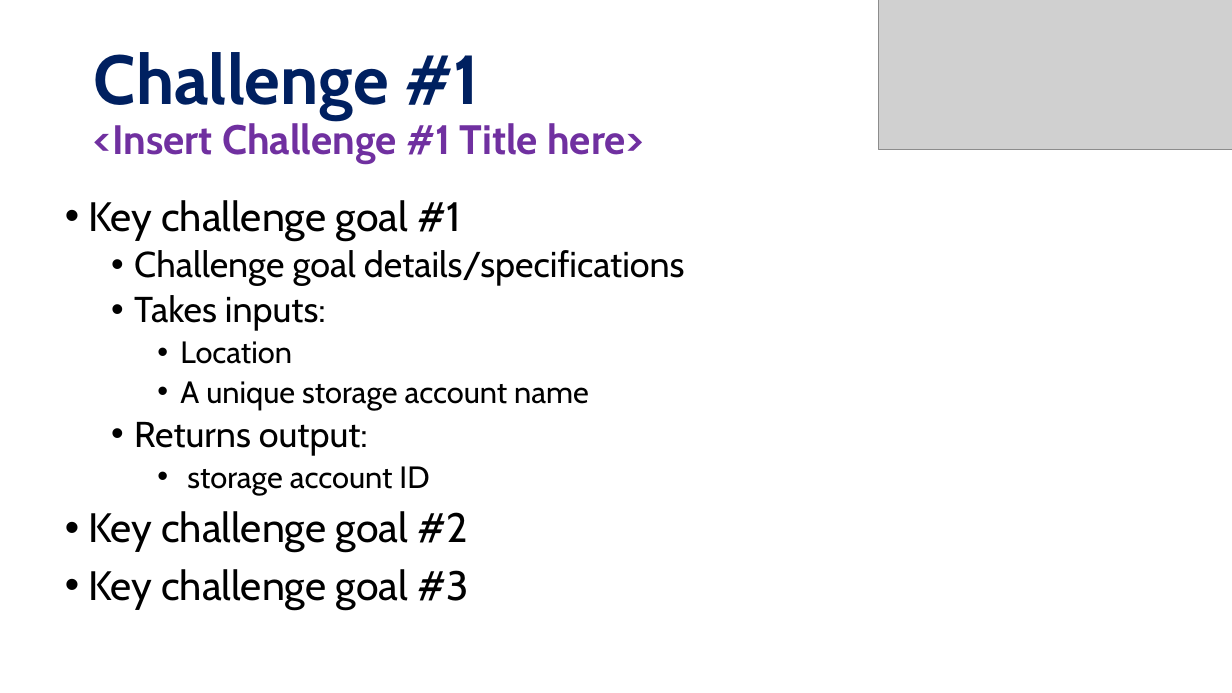
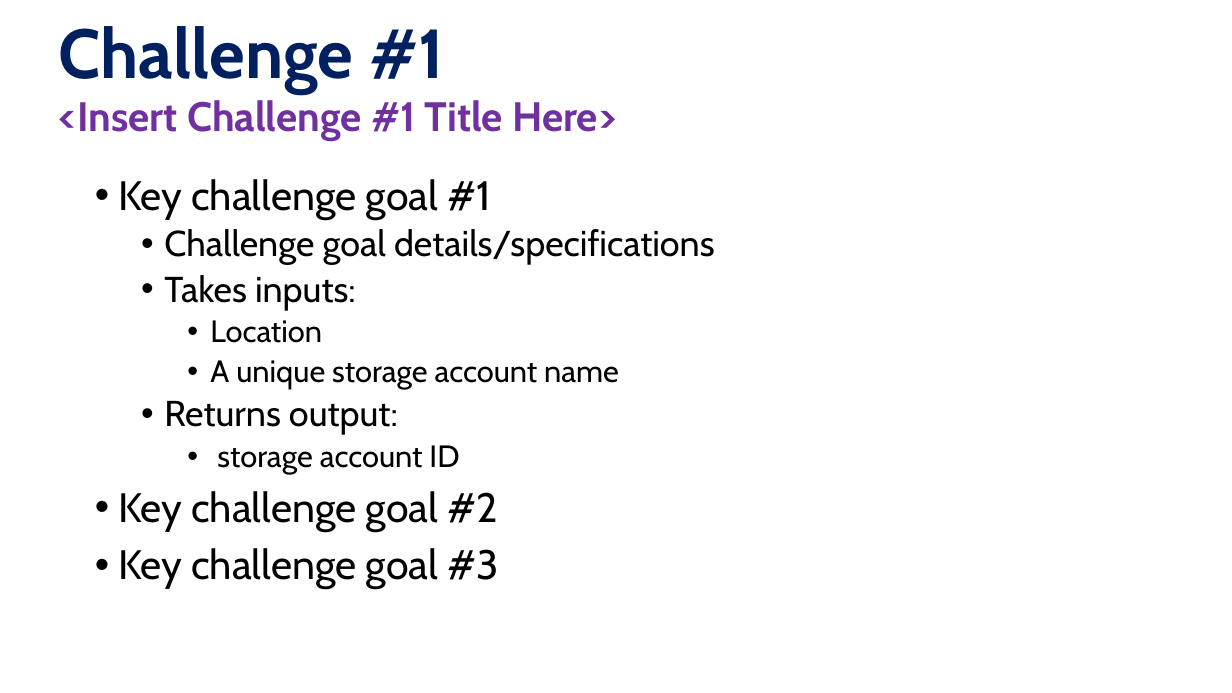
Before and after one commit to microsoft/WhatTheHack, a slide deck: slide 6 of xxx-IntroToKubernetes/Coach/Lectures.pptx. Drawn at 1232x693 pixels with LibreOffice and Linux fonts; fonts in the diff are those of the drawing; grey boxes stand for pictures; background and template pictures are left out. Boxes give left, top, right and bottom in pixels: in the first picture for what was removed or moved away, otherwise in the second. Text is boxed around its words. In the diff, an @@ line names an element or a change of style, - is before the commit and + after.

```diff
--- a/xxx-IntroToKubernetes/Coach/Lectures.pptx
+++ b/xxx-IntroToKubernetes/Coach/Lectures.pptx
@@ title "Challenge #1" at box(59, 26, 444, 93): vertical alignment middle to bottom @@
@@ title at box(59, 26, 444, 93): text changed; size 32 to 54 pt; text colour #7030A0 to #002060 @@
-Challenge #1
-<Insert Challenge #1 Title here>
+Challenge #1
@@ picture removed at box(879, 0, 1232, 149) @@
@@ text added at box(59, 100, 616, 141), 32 pt, text #7030A0, bold @@
+<Insert Challenge #1 Title Here>
@@ text "Key challenge goal #1": place and size @@
-text "Key challenge goal #1" at box(88, 200, 685, 610)
+text "Key challenge goal #1" at box(118, 179, 715, 589)
```
Also in this commit, not shown: 11 other slides changed.
